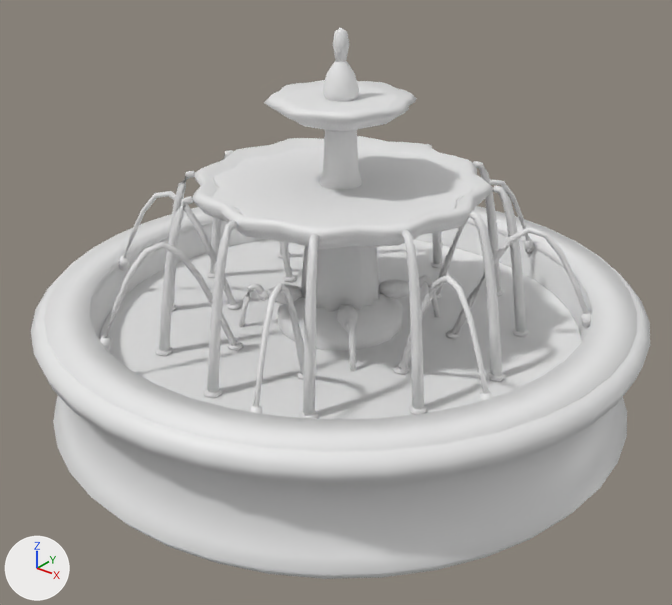
One commit to the glTF model modelos/parque/piezas/fuente.glb: the scene before it, then after it.
Camera for both pictures: a 50 mm camera at (2.82, -3.56, 2.75) aimed at (0.09, -0.15, 0.64). The lights are fixed; the arrows at lower left show +X, +Y and +Z. The older version comes first. Vertices at exactly the same position are counted once.

Script lines for the objects in view, before the commit:
```python
me_fuente = bpy.data.meshes.new('fuente')
me_fuente.from_pydata(...)  # 3324 vertices, 6284 faces; spans x -1.6..1.6, y -1.6..1.6, z 0.0..2.0
ob_fuente = bpy.data.objects.new('fuente', me_fuente)
ob_fuente.location = (0.0, 0.0, 0.0)
```
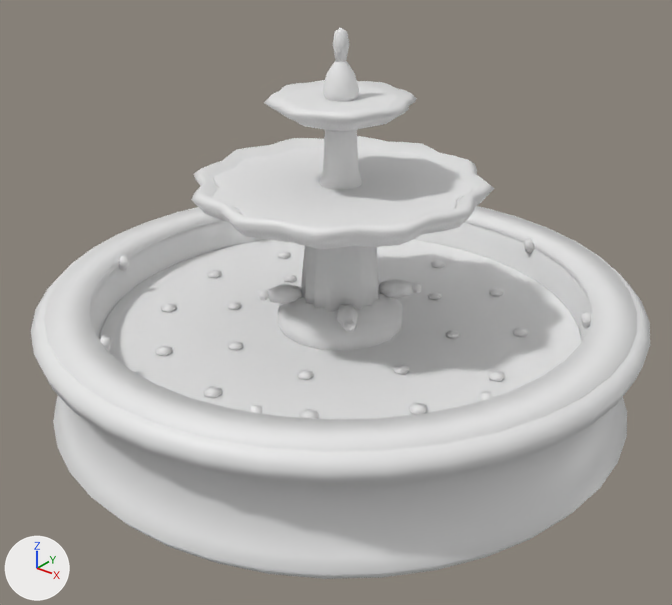
Changed parts and their boxes (x1, y1, x2, y2) in the pictures (672 x 605 px):
part 1 of me_fuente, deleted
    before: (104, 136, 588, 416)

The change, as a list of edits to the scene's bpy script:
```text
Change me_fuente:
    used by ob_fuente; location = (0.0, 0.0, 0.0)
    remove me_fuente.from_pydata(...)  # 3324 vertices, 6284 faces; spans x -1.6..1.6, y -1.6..1.6, z 0.0..2.0
    add me_fuente.from_pydata(...)  # 2220 vertices, 4172 faces; spans x -1.6..1.6, y -1.6..1.6, z 0.0..2.0
    me_fuente part 1: 24 loose pieces with 1104 vertices, spanning x -1.21..1.21, y -1.21..1.21, z 0.43..1.26, are deleted
```
